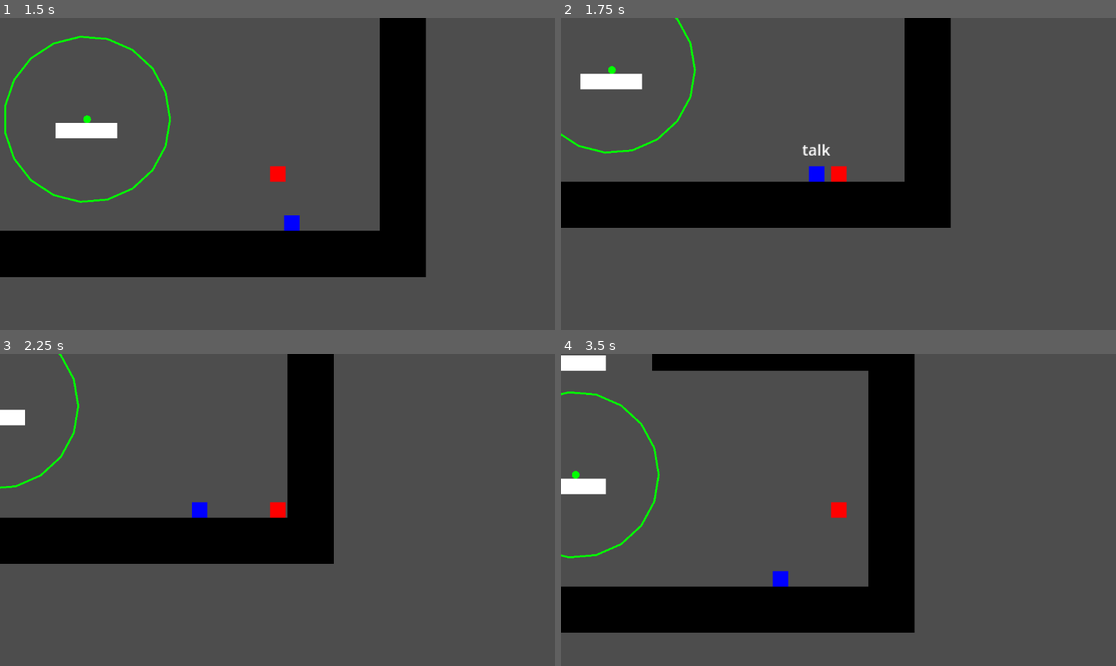
Above: before the commit, frames 1-4 (two rows, left to right).
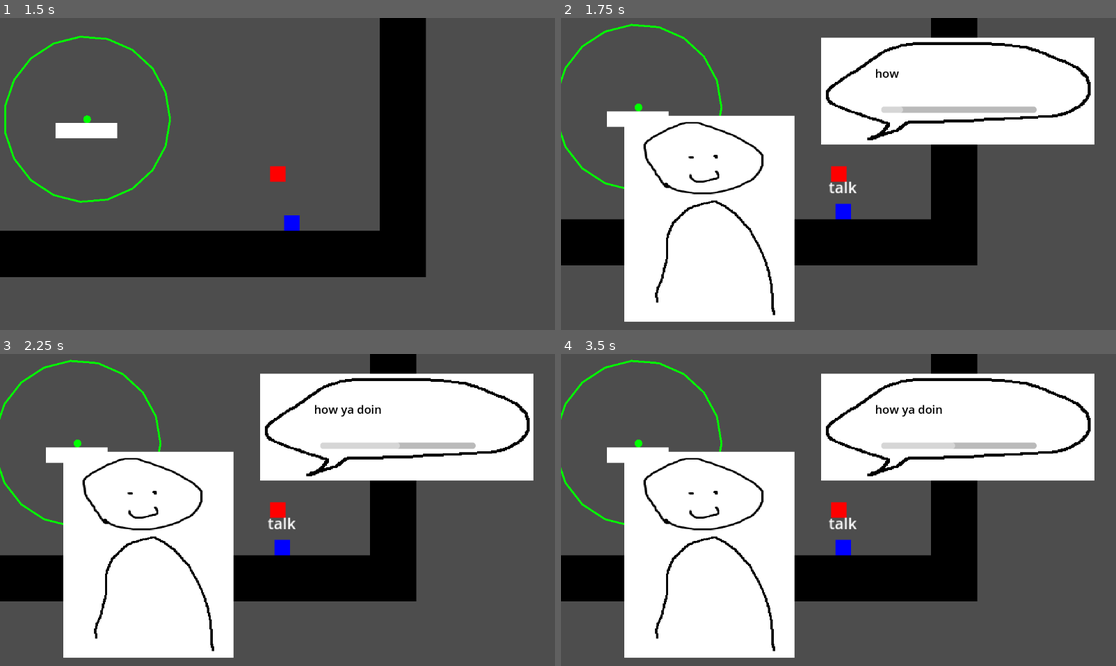
Above: after the commit, the same moments.

Repository: Lukko-Digital/upwell
Game: Godot game, scene res://src/main.tscn
The game is run twice, just before and just after one commit, with the same random seed, the same clock (stepped at 60 frames per second) and the same inputs.
Inputs (mouse positions are in pixels of both pictures, inside the frame that each line leads up to):
- Up to frame 1 (1.5 s): tap Enter at 0.5 s; move the mouse to (399, 158) at 0.52 s; hold E (interact, bound only after the commit) 0.53-1.28 s; hold D (right) from 0.53 s (still down); tap Space (jump) at 0.77 s; tap Q (interact, bound only before the commit) at 0.8, 1.35 s; move the mouse to (166, 189) at 1.27 s
- Up to frame 2 (1.75 s): keep holding D (right); tap Space (jump) at 1.52 s; tap E (interact, bound only after the commit) at 1.55 s
- Up to frame 3 (2.25 s): move the mouse to (333, 441) at 2.02 s; release D (right) at 2.03 s; hold A (left) from 2.03 s (still down); hold Right mouse button (attract) from 2.03 s (still down)
- Up to frame 4 (3.5 s): tap Q (interact, bound only before the commit) at 2.3 s; move the mouse to (810, 572) at 2.77 s; release A (left) at 2.78 s; release Right mouse button (attract) at 2.78 s; hold D (right) from 2.78 s (still down); tap E (interact, bound only after the commit) at 2.85 s; tap Space (jump) at 3.02 s

Frame 1 is identical in both runs. In frame 2, 51% of the frame differs, in the area x 0-97%, y 0-98%; in frame 3, 51%; in frame 4, 53%.

Commit message:
unbind recall bind interact to e

Diff:
--- a/project.godot
+++ b/project.godot
@@ -52,14 +52,9 @@
 "events": [Object(InputEventMouseButton,"resource_local_to_scene":false,"resource_name":"","device":-1,"window_id":0,"a …(253 unchanged characters)…
 ]
 }
-recall={
+interact={
 "deadzone": 0.5,
 "events": [Object(InputEventKey,"resource_local_to_scene":false,"resource_name":"","device":-1,"window_id":0,"alt_pressed":false,"shift_pressed":false,"ctrl_pressed":false,"meta_pressed":false,"pressed":false,"keycode":0,"physical_keycode":69,"key_label":0,"unicode":101,"echo":false,"script":null)
-]
-}
-interact={
-"deadzone": 0.5,
-"events": [Object(InputEventKey,"resource_local_to_scene":false,"resource_name":"","device":-1,"window_id":0,"alt_pressed":false,"shift_pressed":false,"ctrl_pressed":false,"meta_pressed":false,"pressed":false,"keycode":0,"physical_keycode":81,"key_label":0,"unicode":113,"echo":false,"script":null)
 ]
 }
 
